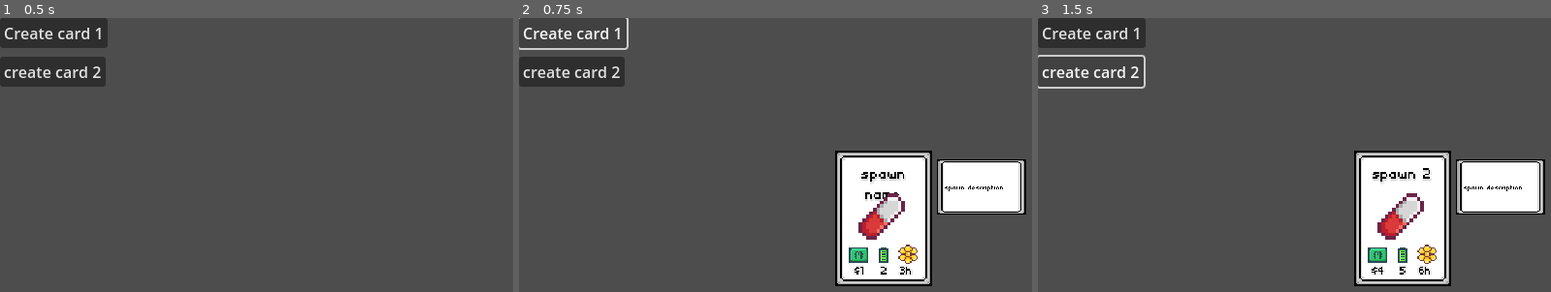
Above: before the commit, frames 1-3 (left to right).
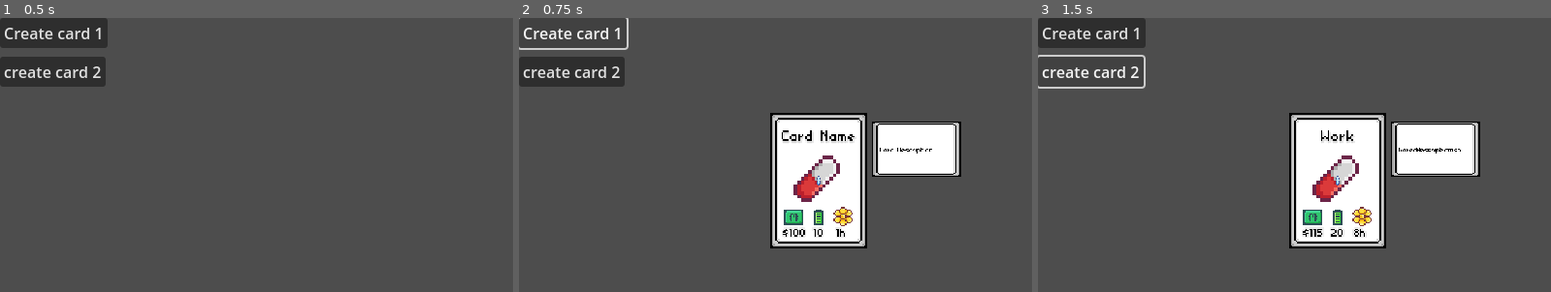
Above: after the commit, the same moments.

Repository: T-Cog/Card-Life
Game: Godot game, scene res://scenes/card_hand.tscn
Same seed, same stepped clock (60 frames per second), same inputs: the game is played once before the commit and once after it.
Inputs:
- Up to frame 1 (0.5 s): no input
- Up to frame 2 (0.75 s): click "Create card 1" at 0.5 s
- Up to frame 3 (1.5 s): click "create card 2" at 1.25 s

Frame 1 is identical in both runs. In frame 2, 21% of the frame differs, in the area x 48-99%, y 34-98%; in frame 3, 21%.
Error after the commit: Invalid assignment of property or key 'Texture2D' with value of type 'Nil' on a base object of type 'Sprite2D'. (res://scripts/card.gd:34)

Commit message:
wip NOT STABLE
card.gd script -
Attempting to reassign sprite at runtime. Not currently running

Diff:
--- a/scenes/card_hand.tscn
+++ b/scenes/card_hand.tscn
@@ -2,7 +2,7 @@
 
 [ext_resource type="Script" path="res://scripts/card_hand.gd" id="1_nl3xp"]
 [ext_resource type="PackedScene" uid="uid://c7isv5qiwegkf" path="res://scenes/card_template.tscn" id="1_s0mw8"]
-[ext_resource type="Texture2D" uid="uid://c4ceu36363cu" path="res://sprites/PLACEHOLDER_fonts/Icons_Placeholder/Briefcase.png" id="2_c55eb"]
+[ext_resource type="Texture2D" uid="uid://c4ceu36363cu" path="res://sprites/PLACEHOLDER_Sprites/Icons_Placeholder/Briefcase.png" id="2_c55eb"]
 
 [node name="card_hand" type="Node2D"]
 script = ExtResource("1_nl3xp")
@@ -17,18 +17,19 @@
 cost_energy = 6
 cost_time = 0.5
 
-[node name="card_template2" parent="CanvasLayer" node_paths=PackedStringArray("cardImage") instance=ExtResource("1_s0mw8")]
+[node name="card_template2" parent="CanvasLayer" instance=ExtResource("1_s0mw8")]
 visible = false
 position = Vector2(113, 180)
 cardName = "name 2"
 cardDescription = "This shit also testing. Lets see just how far I can strecth this text out for. I feel like it has to have passed the box by this point, but idk. Maybe it'll surprise me. Hopefully it doesn't break it somehow"
+cardImage = Object(Sprite2D,"_import_path":NodePath(""),"unique_name_in_owner":false,"process_mode":0,"process_priority":0,"process_physics_priority":0,"process_thread_group":0,"editor_description":"","visible":false,"modulate":Color(1, 1, 1, 1),"self_modulate":Color(1, 1, 1, 1),"show_behind_parent":false,"top_level":false,"clip_children":0,"light_mask":1,"visibility_layer":1,"z_index":0,"z_as_relative":true,"y_sort_enabled":false,"texture_filter":0,"texture_repeat":0,"material":null,"use_parent_material":false,"position":Vector2(-126, 52),"rotation":0.0,"scale":Vector2(1, 1),"skew":0.0,"texture":ExtResource("2_c55eb"),"centered":true,"offset":Vector2(0, 0),"flip_h":false,"flip_v":false,"hframes":1,"vframes":1,"frame":0,"region_enabled":false,"region_rect":Rect2(0, 0, 0, 0),"region_filter_clip_enabled":false,"script":null)
+
 cost_money = 1568
 cost_energy = 44
 cost_time = 3.0
-cardImage = NodePath("../../Briefcase")
 
 [node name="Spawn" type="Node2D" parent="CanvasLayer"]
-position = Vector2(56, 27)
+position = Vector2(309, 168)
 
 [node name="Briefcase" type="Sprite2D" parent="."]
 visible = false
--- a/scenes/card_template.tscn
+++ b/scenes/card_template.tscn
@@ -1,27 +1,29 @@
-[gd_scene load_steps=11 format=3 uid="uid://c7isv5qiwegkf"]
+[gd_scene load_steps=12 format=3 uid="uid://c7isv5qiwegkf"]
 
 [ext_resource type="Script" path="res://scripts/card.gd" id="1_74oks"]
-[ext_resource type="Texture2D" uid="uid://b5ywhkpvfitwo" path="res://sprites/PLACEHOLDER_fonts/Cards_Placeholder/total_blank_front_white.png" id="1_hfcjv"]
-[ext_resource type="Texture2D" uid="uid://b4dojvpgkq3s7" path="res://sprites/PLACEHOLDER_fonts/Icons_Placeholder/Cash.png" id="2_765or"]
+[ext_resource type="Texture2D" uid="uid://b5ywhkpvfitwo" path="res://sprites/PLACEHOLDER_Sprites/Cards_Placeholder/total_blank_front_white.png" id="2_omara"]
 [ext_resource type="LabelSettings" uid="uid://dk5g3um13nwlp" path="res://fonts/font_settings/font_cost.tres" id="3_58o44"]
-[ext_resource type="Texture2D" uid="uid://mana6qq32bd7" path="res://sprites/PLACEHOLDER_fonts/Icons_Placeholder/Battery.png" id="4_m65lw"]
-[ext_resource type="Texture2D" uid="uid://bi1o4dmpth1y2" path="res://sprites/PLACEHOLDER_fonts/Icons_Placeholder/Flower2.png" id="5_yptnf"]
+[ext_resource type="Texture2D" uid="uid://b4dojvpgkq3s7" path="res://sprites/PLACEHOLDER_Sprites/Icons_Placeholder/Cash.png" id="3_mc2ut"]
+[ext_resource type="Texture2D" uid="uid://mana6qq32bd7" path="res://sprites/PLACEHOLDER_Sprites/Icons_Placeholder/Battery.png" id="5_m57bq"]
+[ext_resource type="Texture2D" uid="uid://bi1o4dmpth1y2" path="res://sprites/PLACEHOLDER_Sprites/Icons_Placeholder/Flower2.png" id="6_a5ehf"]
 [ext_resource type="LabelSettings" uid="uid://cd2hk7mx01co4" path="res://fonts/font_settings/font_name.tres" id="6_oaqwm"]
 [ext_resource type="FontFile" uid="uid://hw4xtho3tuld" path="res://fonts/PLACEHOLDER_fonts/cc.yal.6w4.ttf" id="7_32m72"]
-[ext_resource type="Texture2D" uid="uid://cy6emkrjdscw" path="res://sprites/PLACEHOLDER_fonts/Icons_Placeholder/Medicine.png" id="8_jvdit"]
+[ext_resource type="Texture2D" uid="uid://cy6emkrjdscw" path="res://sprites/PLACEHOLDER_Sprites/Icons_Placeholder/Medicine.png" id="9_xw8w1"]
+[ext_resource type="Texture2D" uid="uid://bvl83f627aywf" path="res://sprites/PLACEHOLDER_Sprites/Icons_Placeholder/Bottle.png" id="10_xfbot"]
 
 [sub_resource type="LabelSettings" id="LabelSettings_katsn"]
 font = ExtResource("7_32m72")
 font_color = Color(0, 0, 0, 1)
 
 [node name="card_template" type="Node2D"]
-position = Vector2(320, 180)
 scale = Vector2(0.6, 0.6)
 script = ExtResource("1_74oks")
+cardImage = Object(Sprite2D,"_import_path":NodePath(""),"unique_name_in_owner":false,"process_mode":0,"process_priority":0,"process_physics_priority":0,"process_thread_group":0,"editor_description":"","visible":true,"modulate":Color(1, 1, 1, 1),"self_modulate":Color(1, 1, 1, 1),"show_behind_parent":false,"top_level":false,"clip_children":0,"light_mask":1,"visibility_layer":1,"z_index":0,"z_as_relative":true,"y_sort_enabled":false,"texture_filter":0,"texture_repeat":0,"material":null,"use_parent_material":false,"position":Vector2(0, 0),"rotation":0.0,"scale":Vector2(1, 1),"skew":0.0,"texture":ExtResource("10_xfbot"),"centered":true,"offset":Vector2(0, 0),"flip_h":false,"flip_v":false,"hframes":1,"vframes":1,"frame":0,"region_enabled":false,"region_rect":Rect2(0, 0, 0, 0),"region_filter_clip_enabled":false,"script":null)
+
 
 [node name="BaseCardSprite" type="Sprite2D" parent="."]
 scale = Vector2(2.78333, 2.78333)
-texture = ExtResource("1_hfcjv")
+texture = ExtResource("2_omara")
 
 [node name="CostDisplay" type="Node2D" parent="."]
 position = Vector2(0, 63)
@@ -31,7 +33,7 @@
 position = Vector2(-18.964, 0)
 
 [node name="MoneyCostSprite" type="Sprite2D" parent="CostDisplay/MoneyCost"]
-texture = ExtResource("2_765or")
+texture = ExtResource("3_mc2ut")
 
 [node name="MoneyCostLabel" type="Label" parent="CostDisplay/MoneyCost"]
 offset_left = -9.10271
@@ -47,7 +49,7 @@
 
 [node name="EnergyCostSprite" type="Sprite2D" parent="CostDisplay/EnergyCost"]
 position = Vector2(0.455136, 0)
-texture = ExtResource("4_m65lw")
+texture = ExtResource("5_m57bq")
 
 [node name="EnergyCostLabel" type="Label" parent="CostDisplay/EnergyCost"]
 offset_left = -6.82703
@@ -65,7 +67,7 @@
 
 [node name="TimeCostSprite" type="Sprite2D" parent="CostDisplay/TimeCost"]
 position = Vector2(-0.910272, 0)
-texture = ExtResource("5_yptnf")
+texture = ExtResource("6_a5ehf")
 
 [node name="TimeCostLabel" type="Label" parent="CostDisplay/TimeCost"]
 offset_left = -8.9511
@@ -97,7 +99,7 @@
 z_index = -1
 position = Vector2(63, 41)
 scale = Vector2(2.55999, 1.12)
-texture = ExtResource("1_hfcjv")
+texture = ExtResource("2_omara")
 
 [node name="DescriptionLabel" type="Label" parent="CardDescription"]
 offset_top = -1.0
@@ -112,6 +114,9 @@
 
 [node name="CardImage" type="Node2D" parent="."]
 
+[node name="CardImageCanvas" type="Sprite2D" parent="CardImage"]
+scale = Vector2(6.08217, 6.08217)
+texture = ExtResource("9_xw8w1")
+
 [node name="CardImageSprite" type="Sprite2D" parent="CardImage"]
-scale = Vector2(6.08217, 6.08217)
-texture = ExtResource("8_jvdit")
+texture = ExtResource("10_xfbot")
--- /dev/null
+++ b/scenes/cards/Meds.tscn
@@ -0,0 +1,18 @@
+[gd_scene load_steps=3 format=3 uid="uid://bijidm7m815xw"]
+
+[ext_resource type="PackedScene" uid="uid://c7isv5qiwegkf" path="res://scenes/card_template.tscn" id="1_vj1fu"]
+[ext_resource type="Texture2D" uid="uid://cy6emkrjdscw" path="res://sprites/PLACEHOLDER_Sprites/Icons_Placeholder/Medicine.png" id="2_ru108"]
+
+[node name="Meds" type="Node2D"]
+
+[node name="card_template" parent="." instance=ExtResource("1_vj1fu")]
+cardName = "Meds"
+cardDescription = "Pick up your perscription"
+cardImage = Object(Sprite2D,"_import_path":NodePath(""),"unique_name_in_owner":false,"process_mode":0,"process_priority":0,"process_physics_priority":0,"process_thread_group":0,"editor_description":"","visible":true,"modulate":Color(1, 1, 1, 1),"self_modulate":Color(1, 1, 1, 1),"show_behind_parent":false,"top_level":false,"clip_children":0,"light_mask":1,"visibility_layer":1,"z_index":0,"z_as_relative":true,"y_sort_enabled":false,"texture_filter":0,"texture_repeat":0,"material":null,"use_parent_material":false,"position":Vector2(0, 0),"rotation":0.0,"scale":Vector2(1, 1),"skew":0.0,"texture":ExtResource("2_ru108"),"centered":true,"offset":Vector2(0, 0),"flip_h":false,"flip_v":false,"hframes":1,"vframes":1,"frame":0,"region_enabled":false,"region_rect":Rect2(0, 0, 0, 0),"region_filter_clip_enabled":false,"script":null)
+
+cost_money = 45
+cost_energy = 5
+cost_time = 0.5
+
+[node name="CardImage" type="Sprite2D" parent="."]
+texture = ExtResource("2_ru108")
--- /dev/null
+++ b/scenes/cards/Work.tscn
@@ -0,0 +1,19 @@
+[gd_scene load_steps=3 format=3 uid="uid://cchsylmaow1iy"]
+
+[ext_resource type="PackedScene" uid="uid://c7isv5qiwegkf" path="res://scenes/card_template.tscn" id="1_oc3ec"]
+[ext_resource type="Texture2D" uid="uid://c4ceu36363cu" path="res://sprites/PLACEHOLDER_Sprites/Icons_Placeholder/Briefcase.png" id="2_0nvhk"]
+
+[node name="Work" type="Node2D"]
+
+[node name="card_template" parent="." instance=ExtResource("1_oc3ec")]
+cardName = "Work"
+cardDescription = "Go earn some cash"
+cardImage = Object(Sprite2D,"_import_path":NodePath(""),"unique_name_in_owner":false,"process_mode":0,"process_priority":0,"process_physics_priority":0,"process_thread_group":0,"editor_description":"","visible":false,"modulate":Color(1, 1, 1, 1),"self_modulate":Color(1, 1, 1, 1),"show_behind_parent":false,"top_level":false,"clip_children":0,"light_mask":1,"visibility_layer":1,"z_index":0,"z_as_relative":true,"y_sort_enabled":false,"texture_filter":0,"texture_repeat":0,"material":null,"use_parent_material":false,"position":Vector2(0, 0),"rotation":0.0,"scale":Vector2(1, 1),"skew":0.0,"texture":ExtResource("2_0nvhk"),"centered":true,"offset":Vector2(0, 0),"flip_h":false,"flip_v":false,"hframes":1,"vframes":1,"frame":0,"region_enabled":false,"region_rect":Rect2(0, 0, 0, 0),"region_filter_clip_enabled":false,"script":null)
+
+cost_money = 115
+cost_energy = 20
+cost_time = 8.0
+
+[node name="Card Image" type="Sprite2D" parent="."]
+visible = false
+texture = ExtResource("2_0nvhk")
--- a/scripts/card.gd
+++ b/scripts/card.gd
@@ -1,32 +1,37 @@
 class_name Card extends Node2D
 
-@export var cardName: String = "Card Name"
-@export var cardDescription: String = "Card Description"
+@export var cardName: String = "Card Name" #Stores name of card
+@export var cardDescription: String = "Card Description" #Stores pop-up description
+@export var cardImage: Texture2D #Stores card art sprite
+
+#Resource cost variables
 @export var cost_money: int = 100
 @export var cost_energy: int = 10
 @export var cost_time: float = 1
-@export var cardImage: Node2D
 
+#Sets visual labels as variables for costs, card name, description
 @onready var costLabel_money: Label = $CostDisplay/MoneyCost/MoneyCostLabel
 @onready var costLabel_energy: Label = $CostDisplay/EnergyCost/EnergyCostLabel
 @onready var costLabel_time: Label = $CostDisplay/TimeCost/TimeCostLabel
-
 @onready var nameLabel: Label = $CardName/NameLabel
 @onready var descriptionLabel: Label = $CardDescription/DescriptionLabel
+@onready var cardImageCanvas: Sprite2D = $CardImage/CardImageSprite
 
 # Called when the node enters the scene tree for the first time.
 func _ready():
-	set_card_values(cost_money, cost_energy, cost_time, cardName, cardDescription)
+	set_card_values(cost_money, cost_energy, cost_time, cardName, cardDescription, cardImage)
 
 
 
-func set_card_values(_costM: int, _costE: int, _costT: float, _name: String, _description: String):
+#Adjusts labels and image to show costs and sprite set in-editor
+func set_card_values(_costM: int, _costE: int, _costT: float, _name: String, _description: String, _image: Texture2D):
 	costLabel_money.set_text("$" + str(_costM))
 	costLabel_energy.set_text(str(_costE))
 	costLabel_time.set_text(str(_costT) + "h")
 
 	nameLabel.set_text(_name)
 	descriptionLabel.set_text((_description))
+	cardImageCanvas.Texture2D = _image
 
 
 # Called every frame. 'delta' is the elapsed time since the previous frame.
--- a/scripts/card_hand.gd
+++ b/scripts/card_hand.gd
@@ -1,6 +1,8 @@
 extends Node2D
 
 @onready var card_scene: PackedScene = preload("res://scenes/card_template.tscn")
+@onready var card_meds: PackedScene = preload("res://scenes/cards/Meds.tscn")
+@onready var card_work: PackedScene = preload("res://scenes/cards/Work.tscn")
 
 @onready var spawn_point = $CanvasLayer/Spawn
 
@@ -17,10 +19,10 @@
 func _on_button_pressed():
 	var card: Card = card_scene.instantiate()
 	spawn_point.add_child(card)
-	card.set_card_values(1, 2, 3, "spawn name", "spawn description")
+	#card.set_card_values(1, 2, 3, "spawn name", "spawn description", null)
 
 
 func _on_button_2_pressed():
-	var card: Card = card_scene.instantiate()
-	spawn_point.add_child(card)
-	card.set_card_values(4, 5, 6, "spawn 2", "spawn 2")
+	var workCard = card_work.instantiate()
+	spawn_point.add_child(workCard)
+	#workCard.set_card_values(4, 5, 6, "spawn 2", "spawn something new")
Renamed: sprites/PLACEHOLDER_fonts/Cards_Placeholder/ace_spades.png -> sprites/PLACEHOLDER_Sprites/Cards_Placeholder/ace_spades.png
Not shown, added: sprites/PLACEHOLDER_Sprites/Cards_Placeholder/ace_spades.png.import
Renamed: sprites/PLACEHOLDER_fonts/Cards_Placeholder/ace_spades_white.png -> sprites/PLACEHOLDER_Sprites/Cards_Placeholder/ace_spades_white.png
Not shown, added: sprites/PLACEHOLDER_Sprites/Cards_Placeholder/ace_spades_white.png.import
Renamed: sprites/PLACEHOLDER_fonts/Cards_Placeholder/back_black_basic.png -> sprites/PLACEHOLDER_Sprites/Cards_Placeholder/back_black_basic.png
Not shown, added: sprites/PLACEHOLDER_Sprites/Cards_Placeholder/back_black_basic.png.import
Renamed: sprites/PLACEHOLDER_fonts/Cards_Placeholder/back_black_basic_white.png -> sprites/PLACEHOLDER_Sprites/Cards_Placeholder/back_black_basic_white.png
Not shown, added: sprites/PLACEHOLDER_Sprites/Cards_Placeholder/back_black_basic_white.png.import
Renamed: sprites/PLACEHOLDER_fonts/Cards_Placeholder/total_blank_front.png -> sprites/PLACEHOLDER_Sprites/Cards_Placeholder/total_blank_front.png
Not shown, added: sprites/PLACEHOLDER_Sprites/Cards_Placeholder/total_blank_front.png.import
Renamed: sprites/PLACEHOLDER_fonts/Cards_Placeholder/total_blank_front_white.png -> sprites/PLACEHOLDER_Sprites/Cards_Placeholder/total_blank_front_white.png
Not shown, added: sprites/PLACEHOLDER_Sprites/Cards_Placeholder/total_blank_front_white.png.import
(and 246 more such lines)
